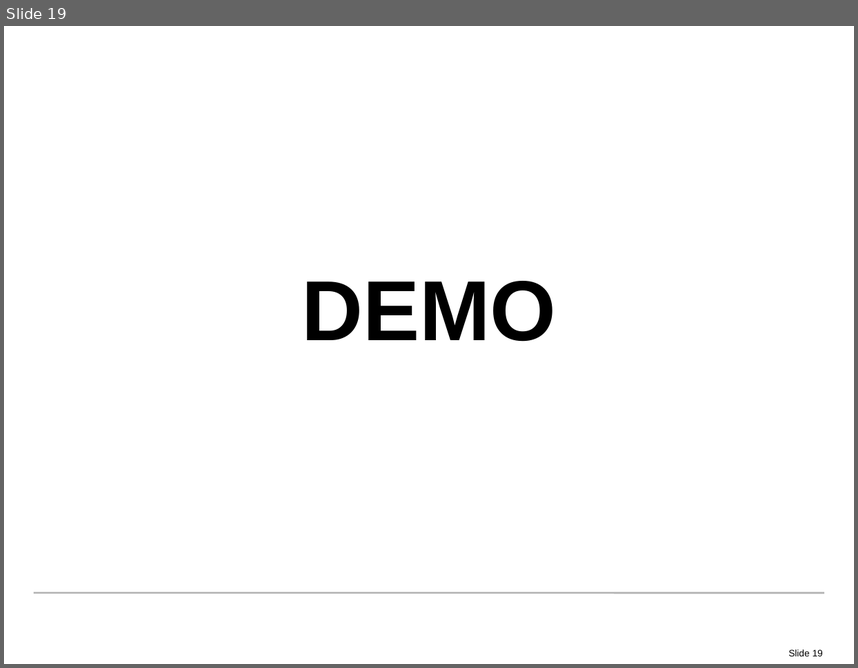
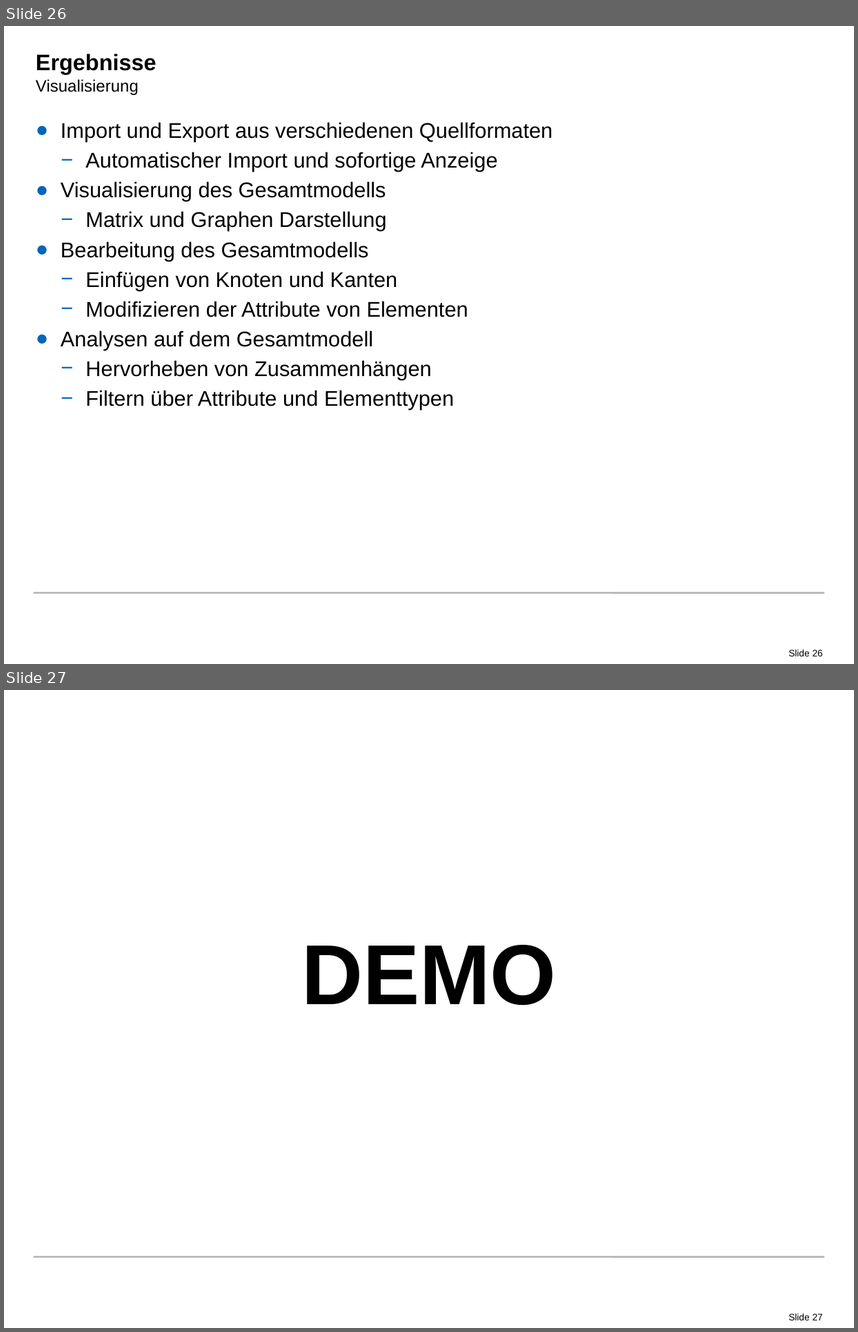
Before and after one commit to radke-tum/idp, a slide deck: pssif/doc/PSSIF.pptx. Shown one above the other, each under a label of ours: slide 19 before the commit, slides 26 and 27 after it. The pictures are 858x668 and 858x1332 pixels, drawn with LibreOffice and Linux fonts; fonts in the diff are those of the drawing; background and template pictures are left out. Boxes give left, top, right and bottom in pixels: in the first picture for what was removed or moved away, otherwise in the second. Text is boxed around its words. In the diff, an @@ line names an element or a change of style, - is before the commit and + after.

```diff
--- a/pssif/doc/PSSIF.pptx
+++ b/pssif/doc/PSSIF.pptx
@@ slide 26 added at (x1=4, y1=26, x2=854, y2=664), background #FFFFFF; not listed: 2 template elements that a slide beside it also shows @@
@@ title added at (x1=36, y1=54, x2=156, y2=95), 14 pt, text #000000 @@
+Ergebnisse
+Visualisierung
@@ text added at (x1=61, y1=122, x2=553, y2=410), 18 pt, text #000000 @@
+● Import und Export aus verschiedenen Quellformaten
+  − Automatischer Import und sofortige Anzeige
+● Visualisierung des Gesamtmodells
+  − Matrix und Graphen Darstellung
+● Bearbeitung des Gesamtmodells
+  − Einfügen von Knoten und Kanten
+  − Modifizieren der Attribute von Elementen
+● Analysen auf dem Gesamtmodell
+  − Hervorheben von Zusammenhängen
+  − Filtern über Attribute und Elementtypen
@@ what was slide 19 is now slide 27 @@
@@ page number at (x1=789, y1=1313, x2=823, y2=1320): text changed @@
-Slide 19
+Slide 27
```
Also in this commit, not shown: 8 slides changed, 12 other slides added, 4 slides removed.
